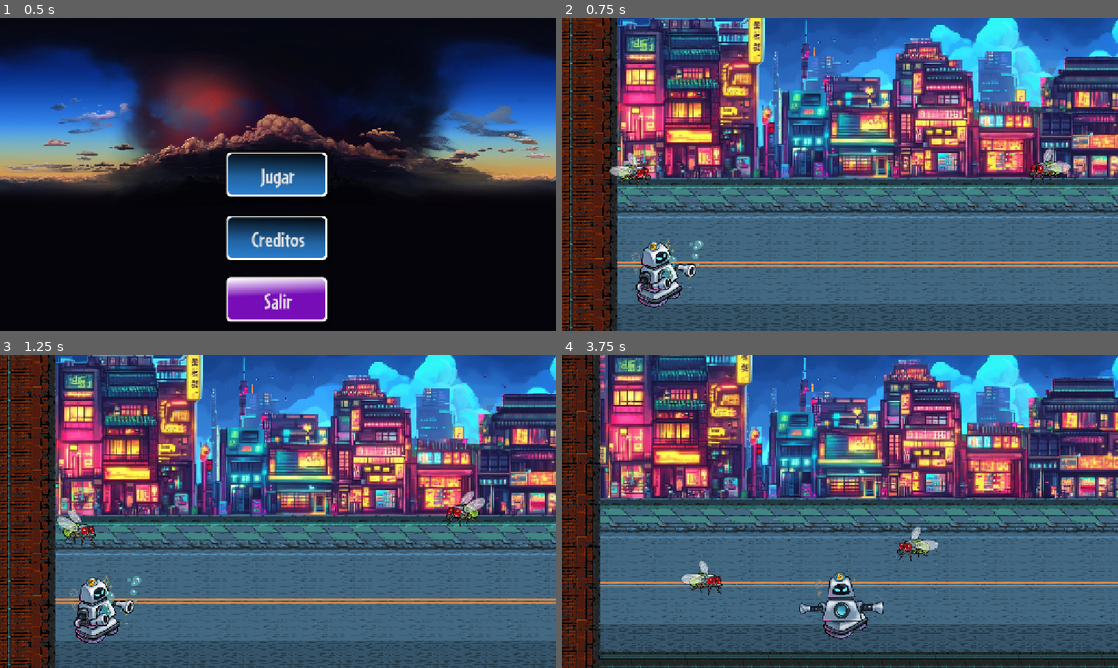
Above: before the commit, frames 1-4 (two rows, left to right).
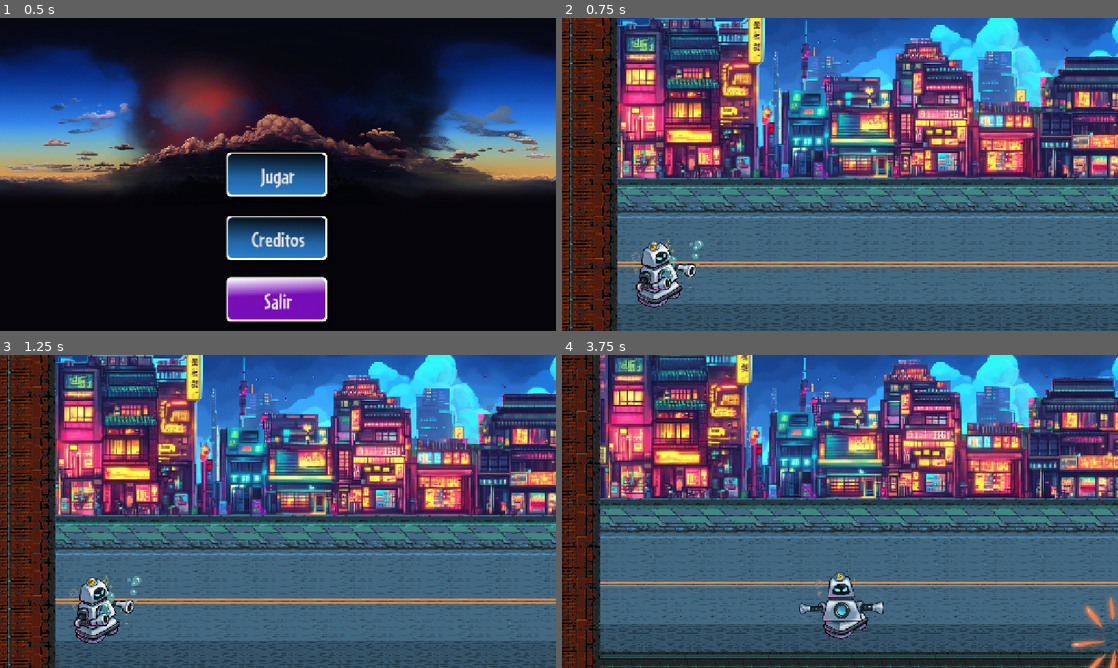
Above: after the commit, the same moments.

Repository: asdrome/bubbletron
Game: Godot game, scene res://Escenas/main.tscn
The game is run twice, just before and just after one commit, with the same random seed, the same clock (stepped at 60 frames per second) and the same inputs.
Inputs (mouse positions are in pixels of both pictures, inside the frame that each line leads up to):
- Up to frame 1 (0.5 s): no input
- Up to frame 2 (0.75 s): click "Jugar" at 0.5 s
- Up to frame 3 (1.25 s): no input
- Up to frame 4 (3.75 s): move the mouse to (962, 495) at 1.27 s; press the mouse at (962, 495) at 1.28 s; hold D (right) 1.28-2.03 s; move the mouse to (728, 527) at 2.02 s; release the mouse at (728, 527) at 2.03 s; hold S (down) 2.03-2.78 s; tap Shift (spin) at 2.1, 3.6 s; move the mouse to (895, 442) at 2.77 s; press the mouse at (895, 442) at 2.78 s; hold D (right) 2.78-3.53 s; move the mouse to (812, 574) at 3.52 s; release the mouse at (812, 574) at 3.53 s; hold W (up) from 3.53 s (still down)

Frame 1 is identical in both runs. In frame 2, 0.7% of the frame differs, in the area x 8-92%, y 41-54%; in frame 3, 0.8%; in frame 4, 1.3%, in the area x 21-100%, y 54-100%.
Error before the commit: Invalid call. Nonexistent function 'add_enemy_scene' in base 'CharacterBody2D (mosca.gd)'. (res://Escenas/Escenarios/dia.gd:9)

Commit message:
Actualizacion de animacion de ataque para ratas Correciones en el spawner Agregado grupo Jugador a hitbox

Diff:
--- a/Escenas/Escenarios/Dia.tscn
+++ b/Escenas/Escenarios/Dia.tscn
@@ -7,7 +7,6 @@
 [ext_resource type="Texture2D" uid="uid://extycocu65f8" path="res://Assets/Escenarios/Background_02.png" id="5_4rv1k"]
 [ext_resource type="Texture2D" uid="uid://c2dnbiqj1726k" path="res://Assets/Escenarios/tileset.png" id="6_4rv1k"]
 [ext_resource type="PackedScene" uid="uid://cfjnw55a7vahs" path="res://Escenas/Escenarios/spawner.tscn" id="8_f6863"]
-[ext_resource type="PackedScene" uid="uid://blkskmetukdso" path="res://Escenas/Personajes/mosca.tscn" id="8_f6863"]
 
 [sub_resource type="TileSetAtlasSource" id="TileSetAtlasSource_4u4cl"]
 resource_name = "Calle"
@@ -625,7 +624,4 @@
 
 [node name="Spawner" parent="." instance=ExtResource("8_f6863")]
 
-[node name="Mosca" parent="." instance=ExtResource("8_f6863")]
-position = Vector2(1015, 176)
-
 [connection signal="has_died" from="BubbleBot" to="." method="_on_bubble_bot_has_died"]
--- a/Escenas/Escenarios/dia.gd
+++ b/Escenas/Escenarios/dia.gd
@@ -3,10 +3,12 @@
 signal game_over
 
 const RATAS = preload("res://Escenas/Personajes/rata.tscn")
+const MOSCAS = preload("res://Escenas/Personajes/mosca.tscn")
 @onready var spawner = $Spawner
 
 func _ready() -> void:
 	spawner.add_enemy_scene(RATAS)
+	spawner.add_enemy_scene(MOSCAS)
 
 func _on_bubble_bot_has_died() -> void:
 	game_over.emit()
--- a/Escenas/Escenarios/spawner.gd
+++ b/Escenas/Escenarios/spawner.gd
@@ -3,8 +3,8 @@
 @export var enemy_scenes: Array[PackedScene] = [] # Lista de escenas de enemigos
 @export var spawn_radius_min: float = 200.0   # Distancia mínima al jugador
 @export var spawn_radius_max: float = 600.0   # Distancia máxima al jugador
-@export var spawn_interval: float = 2.0       # Tiempo entre spawn
-@export var max_enemies: int = 10             # Límite de enemigos en la escena
+@export var spawn_interval: float = 1.5       # Tiempo entre spawn
+@export var max_enemies: int = 15             # Límite de enemigos en la escena
 
 var player: CharacterBody2D  # Referencia al jugador
 var screen_size: Vector2  # Tamaño de la pantalla
--- a/Escenas/Personajes/BubbleBot.tscn
+++ b/Escenas/Personajes/BubbleBot.tscn
@@ -139,7 +139,7 @@
 position = Vector2(-16, 0)
 shape = SubResource("RectangleShape2D_02v2i")
 
-[node name="Area2D" type="Area2D" parent="."]
+[node name="Area2D" type="Area2D" parent="." groups=["Jugador"]]
 
 [node name="CollisionShape2D" type="CollisionShape2D" parent="Area2D"]
 position = Vector2(-16, 0)
--- a/Escenas/Personajes/mosca.gd
+++ b/Escenas/Personajes/mosca.gd
@@ -1,6 +1,6 @@
 extends CharacterBody2D
 
-@export var speed = 100
+@export var speed = 200
 @export var movement_vector : Vector2 = Vector2.LEFT
 
 @onready var sprite : Sprite2D
--- a/Escenas/Personajes/rata.gd
+++ b/Escenas/Personajes/rata.gd
@@ -40,3 +40,6 @@
 		explosion.global_position = global_position
 		add_sibling(explosion)
 		queue_free()
+	if area.is_in_group("Jugador"):
+		print("Tocao")
+		animation_player.play("Attack")
--- a/Escenas/Personajes/rata.tscn
+++ b/Escenas/Personajes/rata.tscn
@@ -4,11 +4,10 @@
 [ext_resource type="Texture2D" uid="uid://p1b0jpufk30p" path="res://Assets/Personajes/Rata.png" id="1_xga6c"]
 
 [sub_resource type="CircleShape2D" id="CircleShape2D_7j181"]
-radius = 32.0
+radius = 64.4981
 
 [sub_resource type="Animation" id="Animation_qpnyk"]
 resource_name = "Attack"
-loop_mode = 1
 step = 0.5
 tracks/0/type = "value"
 tracks/0/imported = false
Not shown: 1 places in Escenas/Escenarios/Dia.tscn that only renumber resources
